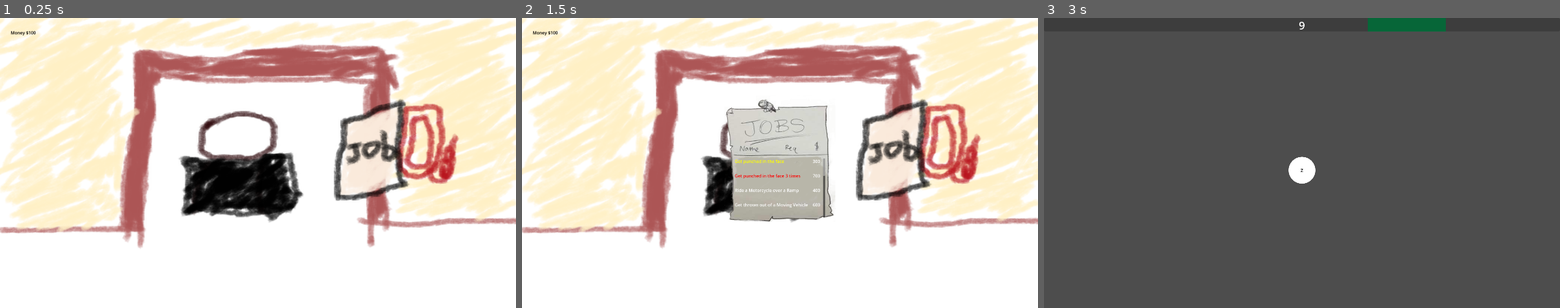
Above: before the commit, frames 1-3 (left to right).
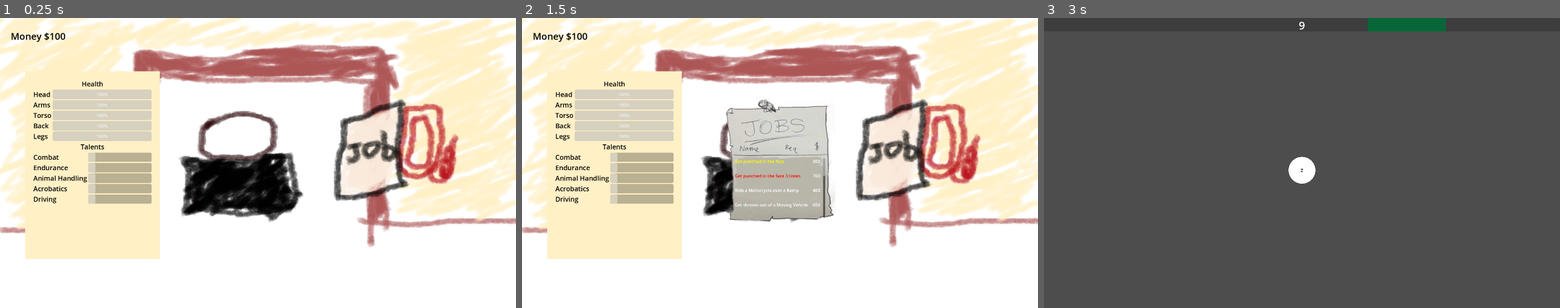
Above: after the commit, the same moments.

Repository: davis-trem/Stunt-Game
Game: Godot game, scene res://scenes/bedroom.tscn
The game is run twice, just before and just after one commit, with the same random seed, the same clock (stepped at 60 frames per second) and the same inputs.
Inputs (mouse positions are in pixels of both pictures, inside the frame that each line leads up to):
- Up to frame 1 (0.25 s): no input
- Up to frame 2 (1.5 s): click (893, 154) at 0.5 s; click (893, 154) at 1.25 s
- Up to frame 3 (3 s): click (1415, 154) at 2 s; tap Enter at 2.75 s; move the mouse to (1302, 165) at 2.77 s; hold Z (qte_1) from 2.78 s (still down); click (1302, 165) at 2.92 s

The runs differ from the first frame. In frame 1, 12% of the frame differs, in the area x 2-31%, y 4-84%; in frame 2, 12%; in frame 3, nothing differs.

Commit message:
show injuries and display stats

Diff:
--- a/scenes/bedroom.tscn
+++ b/scenes/bedroom.tscn
@@ -54,6 +54,7 @@
 offset_right = 141.88
 offset_bottom = 33.8
 theme_override_colors/font_color = Color(0, 0, 0, 1)
+theme_override_font_sizes/font_size = 35
 text = "Money: $0"
 
 [node name="DisplayJobButton" type="TextureButton" parent="."]
@@ -62,4 +63,179 @@
 offset_right = 1485.0
 offset_bottom = 634.0
 
+[node name="Stats" type="ColorRect" parent="."]
+custom_minimum_size = Vector2(500, 700)
+offset_left = 94.0
+offset_top = 198.0
+offset_right = 594.0
+offset_bottom = 898.0
+color = Color(1, 0.941176, 0.776471, 1)
+
+[node name="MarginContainer" type="MarginContainer" parent="Stats"]
+layout_mode = 1
+anchors_preset = 15
+anchor_right = 1.0
+anchor_bottom = 1.0
+grow_horizontal = 2
+grow_vertical = 2
+theme_override_constants/margin_left = 30
+theme_override_constants/margin_top = 30
+theme_override_constants/margin_right = 30
+theme_override_constants/margin_bottom = 30
+
+[node name="VBoxContainer" type="VBoxContainer" parent="Stats/MarginContainer"]
+layout_mode = 2
+
+[node name="Label" type="Label" parent="Stats/MarginContainer/VBoxContainer"]
+layout_mode = 2
+theme_override_colors/font_color = Color(0, 0, 0, 1)
+theme_override_font_sizes/font_size = 25
+text = "Health"
+horizontal_alignment = 1
+
+[node name="GridContainer" type="GridContainer" parent="Stats/MarginContainer/VBoxContainer"]
+layout_mode = 2
+columns = 2
+
+[node name="Label" type="Label" parent="Stats/MarginContainer/VBoxContainer/GridContainer"]
+layout_mode = 2
+theme_override_colors/font_color = Color(0, 0, 0, 1)
+theme_override_font_sizes/font_size = 25
+text = "Head"
+
+[node name="HeadProgressBar" type="ProgressBar" parent="Stats/MarginContainer/VBoxContainer/GridContainer"]
+layout_mode = 2
+size_flags_horizontal = 3
+size_flags_vertical = 5
+
+[node name="Label2" type="Label" parent="Stats/MarginContainer/VBoxContainer/GridContainer"]
+layout_mode = 2
+theme_override_colors/font_color = Color(0, 0, 0, 1)
+theme_override_font_sizes/font_size = 25
+text = "Arms"
+
+[node name="ArmProgressBar" type="ProgressBar" parent="Stats/MarginContainer/VBoxContainer/GridContainer"]
+layout_mode = 2
+size_flags_horizontal = 3
+size_flags_vertical = 5
+
+[node name="Label3" type="Label" parent="Stats/MarginContainer/VBoxContainer/GridContainer"]
+layout_mode = 2
+theme_override_colors/font_color = Color(0, 0, 0, 1)
+theme_override_font_sizes/font_size = 25
+text = "Torso"
+
+[node name="TorsoProgressBar" type="ProgressBar" parent="Stats/MarginContainer/VBoxContainer/GridContainer"]
+layout_mode = 2
+size_flags_horizontal = 3
+size_flags_vertical = 5
+
+[node name="Label4" type="Label" parent="Stats/MarginContainer/VBoxContainer/GridContainer"]
+layout_mode = 2
+theme_override_colors/font_color = Color(0, 0, 0, 1)
+theme_override_font_sizes/font_size = 25
+text = "Back"
+
+[node name="BackProgressBar" type="ProgressBar" parent="Stats/MarginContainer/VBoxContainer/GridContainer"]
+layout_mode = 2
+size_flags_horizontal = 3
+size_flags_vertical = 5
+
+[node name="Label5" type="Label" parent="Stats/MarginContainer/VBoxContainer/GridContainer"]
+layout_mode = 2
+theme_override_colors/font_color = Color(0, 0, 0, 1)
+theme_override_font_sizes/font_size = 25
+text = "Legs"
+
+[node name="LegProgressBar" type="ProgressBar" parent="Stats/MarginContainer/VBoxContainer/GridContainer"]
+layout_mode = 2
+size_flags_horizontal = 3
+size_flags_vertical = 5
+
+[node name="Label2" type="Label" parent="Stats/MarginContainer/VBoxContainer"]
+layout_mode = 2
+theme_override_colors/font_color = Color(0, 0, 0, 1)
+theme_override_font_sizes/font_size = 25
+text = "Talents"
+horizontal_alignment = 1
+
+[node name="GridContainer2" type="GridContainer" parent="Stats/MarginContainer/VBoxContainer"]
+layout_mode = 2
+columns = 2
+
+[node name="Label" type="Label" parent="Stats/MarginContainer/VBoxContainer/GridContainer2"]
+layout_mode = 2
+theme_override_colors/font_color = Color(0, 0, 0, 1)
+theme_override_font_sizes/font_size = 25
+text = "Combat"
+
+[node name="CombatProgressBar" type="ProgressBar" parent="Stats/MarginContainer/VBoxContainer/GridContainer2"]
+layout_mode = 2
+size_flags_horizontal = 3
+size_flags_vertical = 1
+max_value = 10.0
+step = 1.0
+value = 1.0
+show_percentage = false
+
+[node name="Label2" type="Label" parent="Stats/MarginContainer/VBoxContainer/GridContainer2"]
+layout_mode = 2
+theme_override_colors/font_color = Color(0, 0, 0, 1)
+theme_override_font_sizes/font_size = 25
+text = "Endurance"
+
+[node name="EnduranceProgressBar" type="ProgressBar" parent="Stats/MarginContainer/VBoxContainer/GridContainer2"]
+layout_mode = 2
+size_flags_horizontal = 3
+size_flags_vertical = 1
+max_value = 10.0
+step = 1.0
+value = 1.0
+show_percentage = false
+
+[node name="Label3" type="Label" parent="Stats/MarginContainer/VBoxContainer/GridContainer2"]
+layout_mode = 2
+theme_override_colors/font_color = Color(0, 0, 0, 1)
+theme_override_font_sizes/font_size = 25
+text = "Animal Handling"
+
+[node name="AnimalHandlingProgressBar" type="ProgressBar" parent="Stats/MarginContainer/VBoxContainer/GridContainer2"]
+layout_mode = 2
+size_flags_horizontal = 3
+size_flags_vertical = 1
+max_value = 10.0
+step = 1.0
+value = 1.0
+show_percentage = false
+
+[node name="Label4" type="Label" parent="Stats/MarginContainer/VBoxContainer/GridContainer2"]
+layout_mode = 2
+theme_override_colors/font_color = Color(0, 0, 0, 1)
+theme_override_font_sizes/font_size = 25
+text = "Acrobatics"
+
+[node name="AcrobaticsProgressBar" type="ProgressBar" parent="Stats/MarginContainer/VBoxContainer/GridContainer2"]
+layout_mode = 2
+size_flags_horizontal = 3
+size_flags_vertical = 1
+max_value = 10.0
+step = 1.0
+value = 1.0
+show_percentage = false
+
+[node name="Label5" type="Label" parent="Stats/MarginContainer/VBoxContainer/GridContainer2"]
+layout_mode = 2
+theme_override_colors/font_color = Color(0, 0, 0, 1)
+theme_override_font_sizes/font_size = 25
+text = "Driving"
+
+[node name="DrivingProgressBar" type="ProgressBar" parent="Stats/MarginContainer/VBoxContainer/GridContainer2"]
+layout_mode = 2
+size_flags_horizontal = 3
+size_flags_vertical = 1
+max_value = 10.0
+step = 1.0
+value = 1.0
+show_percentage = false
+
 [connection signal="pressed" from="DisplayJobButton" to="." method="_on_display_job_button_pressed"]
--- a/scenes/event_ended_dialog.tscn
+++ b/scenes/event_ended_dialog.tscn
@@ -44,7 +44,7 @@
 [node name="QuitButton" type="Button" parent="MarginContainer/VBoxContainer/HBoxContainer"]
 layout_mode = 2
 size_flags_horizontal = 3
-text = "Quit"
+text = "Continue"
 
 [connection signal="pressed" from="MarginContainer/VBoxContainer/HBoxContainer/RetryButton" to="." method="_on_retry_button_pressed"]
 [connection signal="pressed" from="MarginContainer/VBoxContainer/HBoxContainer/QuitButton" to="." method="_on_quit_button_pressed"]
--- /dev/null
+++ b/scenes/injury_updates.tscn
@@ -0,0 +1,78 @@
+[gd_scene load_steps=2 format=3 uid="uid://hco7k33v1ik5"]
+
+[ext_resource type="Script" path="res://scripts/injury_updates.gd" id="1_px7gt"]
+
+[node name="InjuryUpdates" type="Panel"]
+anchors_preset = 15
+anchor_right = 1.0
+anchor_bottom = 1.0
+grow_horizontal = 2
+grow_vertical = 2
+script = ExtResource("1_px7gt")
+
+[node name="ColorRect" type="ColorRect" parent="."]
+custom_minimum_size = Vector2(600, 600)
+layout_mode = 1
+anchors_preset = 8
+anchor_left = 0.5
+anchor_top = 0.5
+anchor_right = 0.5
+anchor_bottom = 0.5
+offset_left = -20.0
+offset_top = -20.0
+offset_right = 20.0
+offset_bottom = 20.0
+grow_horizontal = 2
+grow_vertical = 2
+
+[node name="MarginContainer" type="MarginContainer" parent="ColorRect"]
+layout_mode = 1
+anchors_preset = 15
+anchor_right = 1.0
+anchor_bottom = 1.0
+grow_horizontal = 2
+grow_vertical = 2
+theme_override_constants/margin_left = 30
+theme_override_constants/margin_top = 30
+theme_override_constants/margin_right = 30
+theme_override_constants/margin_bottom = 30
+
+[node name="Label" type="Label" parent="ColorRect/MarginContainer"]
+layout_mode = 2
+size_flags_vertical = 0
+theme_override_colors/font_color = Color(0, 0, 0, 1)
+theme_override_font_sizes/font_size = 35
+text = "Injury Report"
+horizontal_alignment = 1
+
+[node name="Button" type="Button" parent="ColorRect/MarginContainer"]
+layout_mode = 2
+size_flags_vertical = 8
+theme_override_font_sizes/font_size = 25
+text = "Continue"
+
+[node name="NoInjuryLabel" type="Label" parent="ColorRect/MarginContainer"]
+visible = false
+layout_mode = 2
+theme_override_colors/font_color = Color(0, 0, 0, 1)
+theme_override_font_sizes/font_size = 25
+text = "Congrats! You survived injury free!"
+
+[node name="InjuryDescriptionContainer" type="VBoxContainer" parent="ColorRect/MarginContainer"]
+visible = false
+layout_mode = 2
+size_flags_vertical = 4
+
+[node name="Label3" type="Label" parent="ColorRect/MarginContainer/InjuryDescriptionContainer"]
+layout_mode = 2
+theme_override_colors/font_color = Color(0, 0, 0, 1)
+theme_override_font_sizes/font_size = 25
+text = "Damn son, you done fucked up!"
+
+[node name="InjuryDescriptionLabel" type="Label" parent="ColorRect/MarginContainer/InjuryDescriptionContainer"]
+layout_mode = 2
+theme_override_colors/font_color = Color(0, 0, 0, 1)
+theme_override_font_sizes/font_size = 25
+text = "Body injured (-1)"
+
+[connection signal="pressed" from="ColorRect/MarginContainer/Button" to="." method="_on_button_pressed"]
--- a/scripts/GameState.gd
+++ b/scripts/GameState.gd
@@ -25,9 +25,9 @@
 }
 
 enum RISK_LEVEL {
-	LOW = 1,
-	MEDIUM = 2,
-	HIGH = 3,
+	LOW = 5,
+	MEDIUM = 10,
+	HIGH = 20,
 }
 
 var job_list = [
@@ -331,6 +331,7 @@
 
 
 func set_player_skill(type: SKILL_TYPE, value: int):
+	value = clampi(value, 1, 10)
 	match type:
 		SKILL_TYPE.COMBAT:
 			player_stats.combat = value
@@ -359,6 +360,7 @@
 
 
 func set_player_body_health(body_part: BODY_TYPE, value: int):
+	value = clampi(value, 0, 100)
 	match body_part:
 		BODY_TYPE.ARM:
 			player_stats.arm_health = value
--- a/scripts/bedroom.gd
+++ b/scripts/bedroom.gd
@@ -2,11 +2,33 @@
 
 @onready var job_list_container: TextureRect = $JobListContainer
 @onready var money_amount: Label = $MoneyAmount
+@onready var head_progress_bar: ProgressBar = $Stats/MarginContainer/VBoxContainer/GridContainer/HeadProgressBar
+@onready var arm_progress_bar: ProgressBar = $Stats/MarginContainer/VBoxContainer/GridContainer/ArmProgressBar
+@onready var torso_progress_bar: ProgressBar = $Stats/MarginContainer/VBoxContainer/GridContainer/TorsoProgressBar
+@onready var back_progress_bar: ProgressBar = $Stats/MarginContainer/VBoxContainer/GridContainer/BackProgressBar
+@onready var leg_progress_bar: ProgressBar = $Stats/MarginContainer/VBoxContainer/GridContainer/LegProgressBar
+@onready var combat_progress_bar: ProgressBar = $Stats/MarginContainer/VBoxContainer/GridContainer2/CombatProgressBar
+@onready var endurance_progress_bar: ProgressBar = $Stats/MarginContainer/VBoxContainer/GridContainer2/EnduranceProgressBar
+@onready var animal_handling_progress_bar: ProgressBar = $Stats/MarginContainer/VBoxContainer/GridContainer2/AnimalHandlingProgressBar
+@onready var acrobatics_progress_bar: ProgressBar = $Stats/MarginContainer/VBoxContainer/GridContainer2/AcrobaticsProgressBar
+@onready var driving_progress_bar: ProgressBar = $Stats/MarginContainer/VBoxContainer/GridContainer2/DrivingProgressBar
 
 
 # Called when the node enters the scene tree for the first time.
 func _ready():
 	money_amount.text = "Money $" + str(GameState.player_stats.money)
+
+	head_progress_bar.value = GameState.player_stats.head_health
+	arm_progress_bar.value = GameState.player_stats.arm_health
+	torso_progress_bar.value = GameState.player_stats.torso_health
+	back_progress_bar.value = GameState.player_stats.back_health
+	leg_progress_bar.value = GameState.player_stats.leg_health
+
+	combat_progress_bar.value = GameState.player_stats.combat
+	endurance_progress_bar.value = GameState.player_stats.endurance
+	animal_handling_progress_bar.value = GameState.player_stats.animal_handling
+	acrobatics_progress_bar.value = GameState.player_stats.acrobatics
+	driving_progress_bar.value = GameState.player_stats.driving
 
 
 # Called every frame. 'delta' is the elapsed time since the previous frame.
--- /dev/null
+++ b/scripts/injury_updates.gd
@@ -0,0 +1,41 @@
+extends Panel
+
+@onready var no_injury_label: Label = $ColorRect/MarginContainer/NoInjuryLabel
+@onready var injury_description_container: VBoxContainer = $ColorRect/MarginContainer/InjuryDescriptionContainer
+@onready var injury_description_label: Label = $ColorRect/MarginContainer/InjuryDescriptionContainer/InjuryDescriptionLabel
+
+var injured_body_part
+var injury_risk_level
+
+const body_part = {
+	GameState.BODY_TYPE.ARM: 'Arm',
+	GameState.BODY_TYPE.BACK: 'Back',
+	GameState.BODY_TYPE.HEAD: 'Head',
+	GameState.BODY_TYPE.LEG: 'Leg',
+	GameState.BODY_TYPE.TORSO: 'Torso',
+}
+
+const severity = {
+	GameState.RISK_LEVEL.LOW: 'some what',
+	GameState.RISK_LEVEL.MEDIUM: 'pretty',
+	GameState.RISK_LEVEL.HIGH: 'severely',
+}
+
+
+# Called when the node enters the scene tree for the first time.
+func _ready() -> void:
+	if injured_body_part == null:
+		no_injury_label.show()
+	else:
+		injury_description_container.show()
+		injury_description_label.text = 'Your {0} was {1} injuried (-{2})'.format([
+			body_part[injured_body_part],
+			severity[injury_risk_level],
+			injury_risk_level
+		])
+
+
+func _on_button_pressed() -> void:
+	GameState.proceedToNextRound()
+	var scene = preload("res://scenes/bedroom.tscn").instantiate()
+	GameState.scene_swapper(scene)
--- a/scripts/qte_manager.gd
+++ b/scripts/qte_manager.gd
@@ -1,5 +1,7 @@
 class_name QTEManager
 extends Control
+
+const injury_updates_scene = preload('res://scenes/injury_updates.tscn')
 
 enum TYPE {
 	MASHING,
@@ -159,13 +161,13 @@
 func _handle_event_ended_dialog_quit_button_pressed():
 	var did_succeed = _calculate_if_success()
 	var potential_injured_body_part = _apply_protential_injury()
-	if potential_injured_body_part != null:
-		pass # TODO: Show user what's injured
 	if did_succeed:
 		GameState.player_stats.money += GameState.job_list[job_idx]["payout"]
-	GameState.proceedToNextRound()
-	var scene = preload("res://scenes/bedroom.tscn").instantiate()
-	GameState.scene_swapper(scene)
+
+	var injury_updates = injury_updates_scene.instantiate()
+	injury_updates.injured_body_part = potential_injured_body_part
+	injury_updates.injury_risk_level = injury_risk_level
+	add_child(injury_updates)
 
 
 func _handle_timer_timeout():
